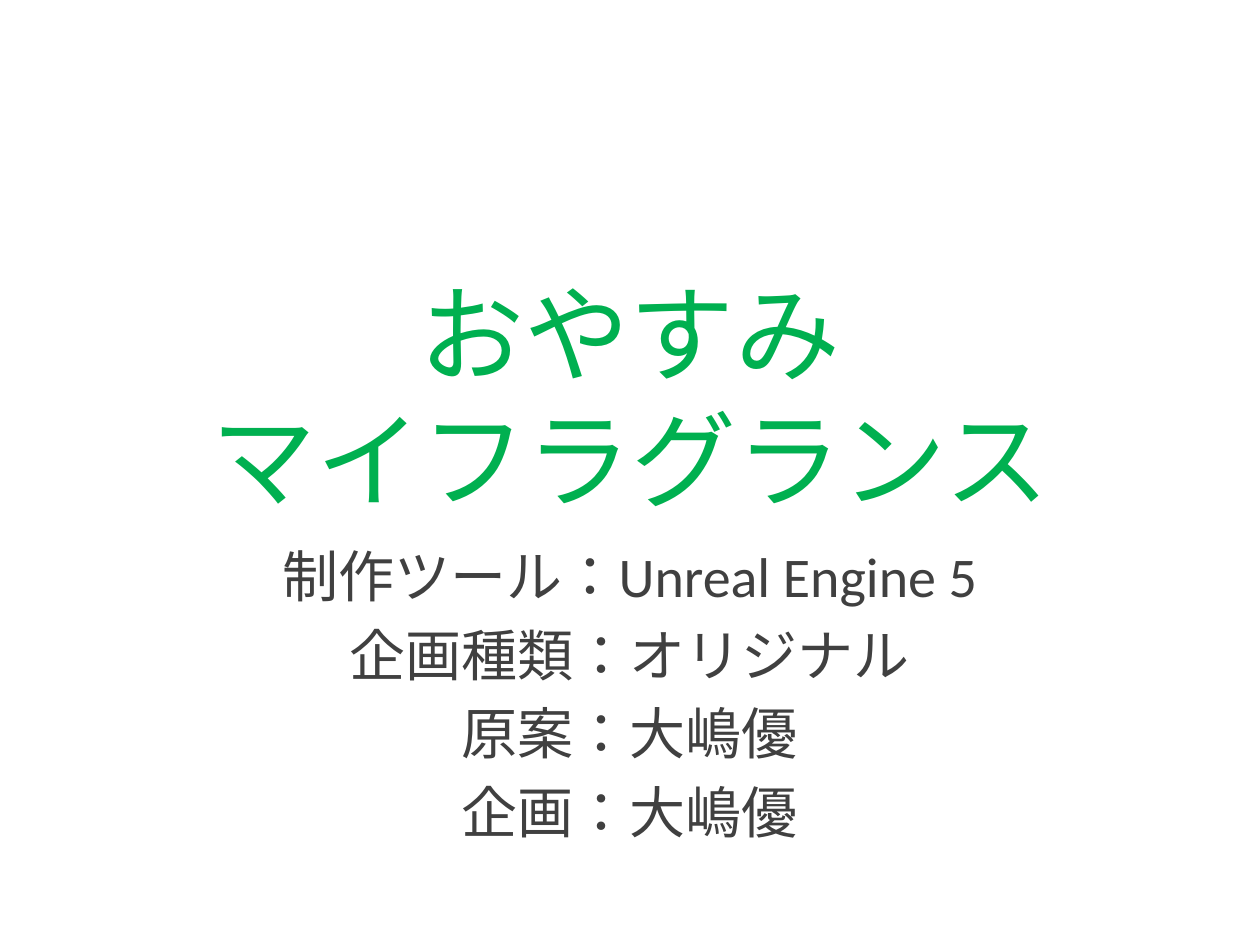
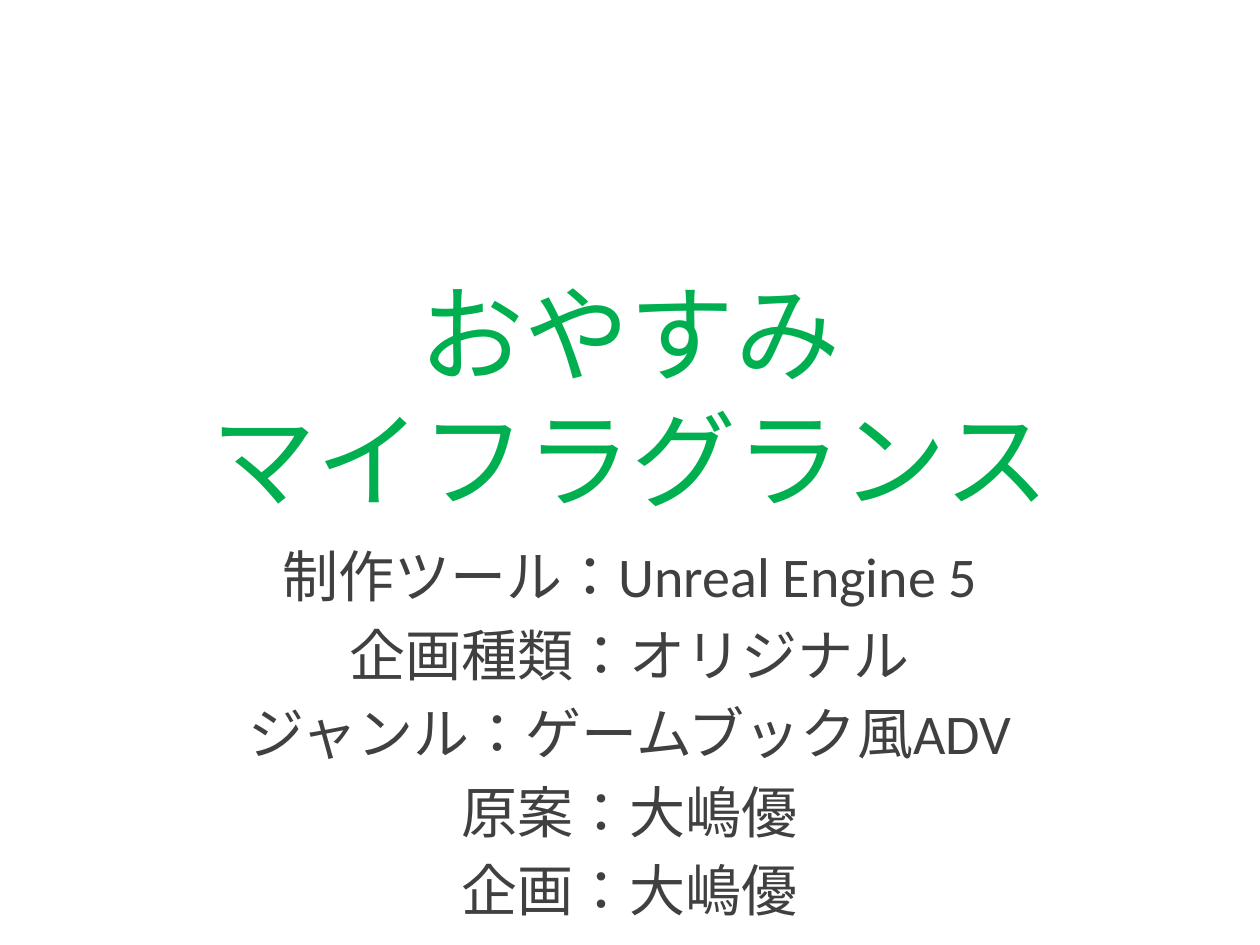
Before and after one commit to POCHOMKIN06/HF21, a slide deck: slide 1 of 企画書3.pptx. Drawn at 1260x945 pixels with LibreOffice and Linux fonts; fonts in the diff are those of the drawing. Boxes give left, top, right and bottom in pixels: in the first picture for what was removed or moved away, otherwise in the second. Text is boxed around its words. In the diff, an @@ line names an element or a change of style, - is before the commit and + after.

```diff
--- a/企画書3.pptx
+++ b/企画書3.pptx
@@ subtitle at box(248, 706, 1011, 759): paragraph added @@
+ジャンル：ゲームブック風ADV
```
Also in this commit, not shown: 8 other files.
